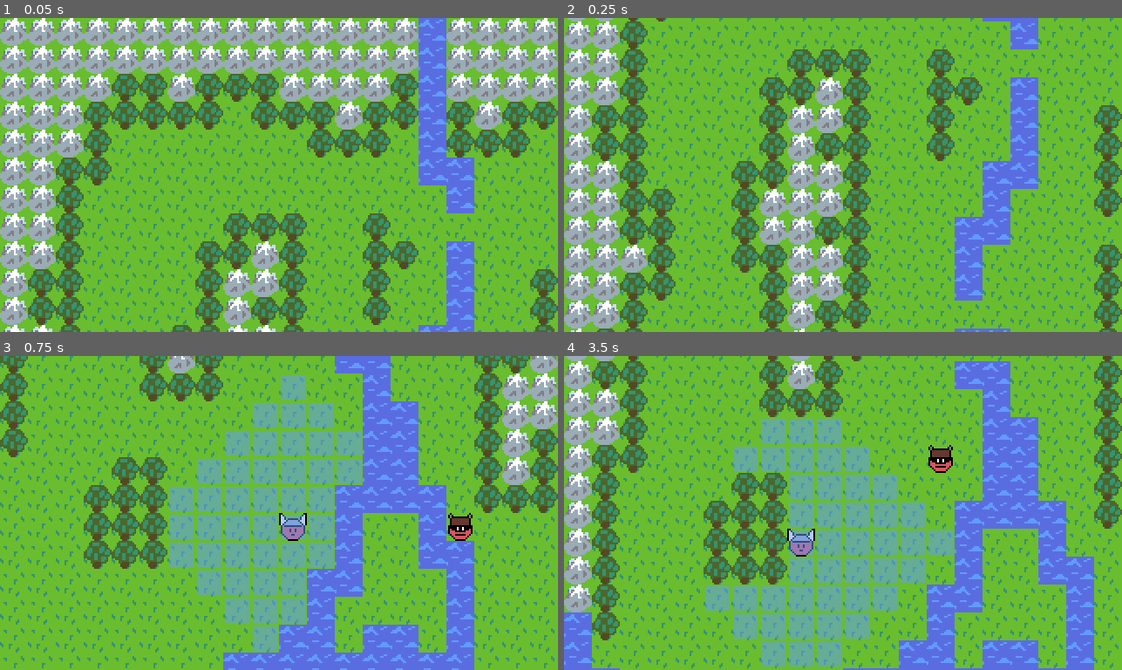
Above: before the commit, frames 1-4 (two rows, left to right).
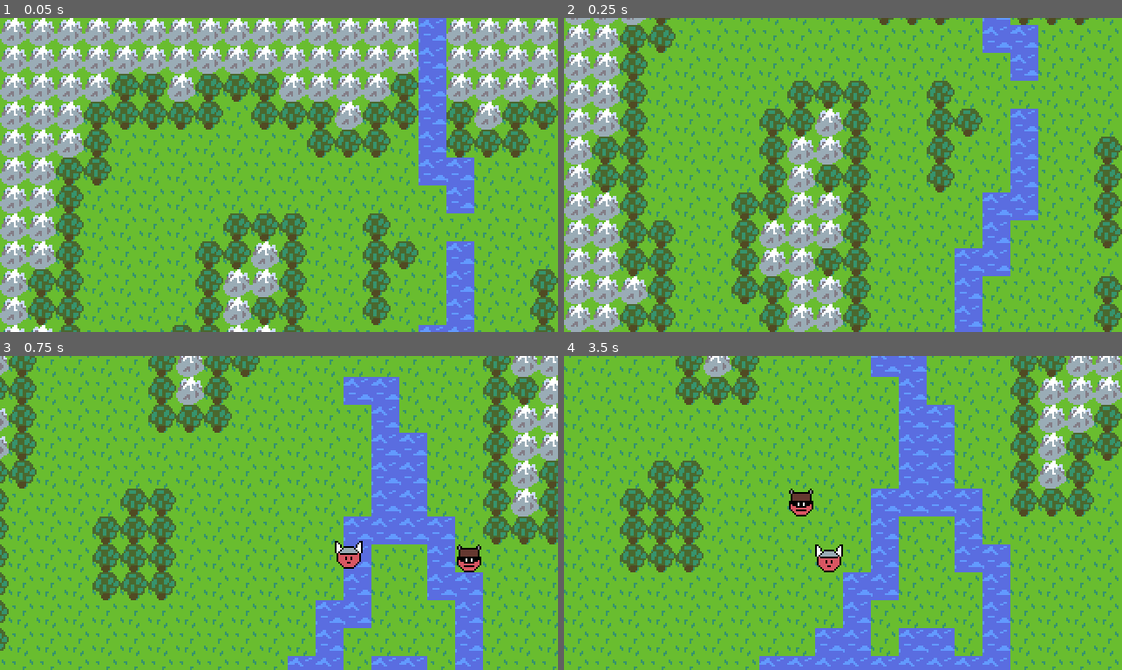
Above: after the commit, the same moments.

Repository: AaronWizard/LegendsOfMajesticSteel
Game: Godot game, scene res://src/Game.tscn
Two runs of this game, one before a commit and one after it. Both use one fixed random seed, a clock stepped at 60 frames per second and the inputs below.
Inputs (mouse positions are in pixels of both pictures, inside the frame that each line leads up to):
- Up to frame 1 (0.05 s): no input
- Up to frame 2 (0.25 s): no input
- Up to frame 3 (0.75 s): move the mouse to (401, 497) at 0.52 s; press the mouse at (401, 497) at 0.53 s
- Up to frame 4 (3.5 s): move the mouse to (731, 528) at 1.27 s; release the mouse at (731, 528) at 1.28 s; click (731, 528) at 1.35 s; move the mouse to (898, 443) at 2.02 s; press the mouse at (898, 443) at 2.03 s; move the mouse to (815, 575) at 2.77 s; release the mouse at (815, 575) at 2.78 s; click (815, 575) at 2.85 s

Frame 1 is identical in both runs. In frame 2, 38% of the frame differs, in the area x 0-100%, y 0-100%; in frame 3, 49%; in frame 4, 64%.

Commit message:
Camera drags

Diff:
--- a/src/GameCamera.tscn
+++ b/src/GameCamera.tscn
@@ -6,10 +6,8 @@
 current = true
 limit_left = 0
 limit_top = 0
-drag_margin_left = 0.0
-drag_margin_top = 0.0
-drag_margin_right = 0.0
-drag_margin_bottom = 0.0
+drag_margin_h_enabled = true
+drag_margin_v_enabled = true
 script = ExtResource( 1 )
 
 [node name="Tween" type="Tween" parent="."]
